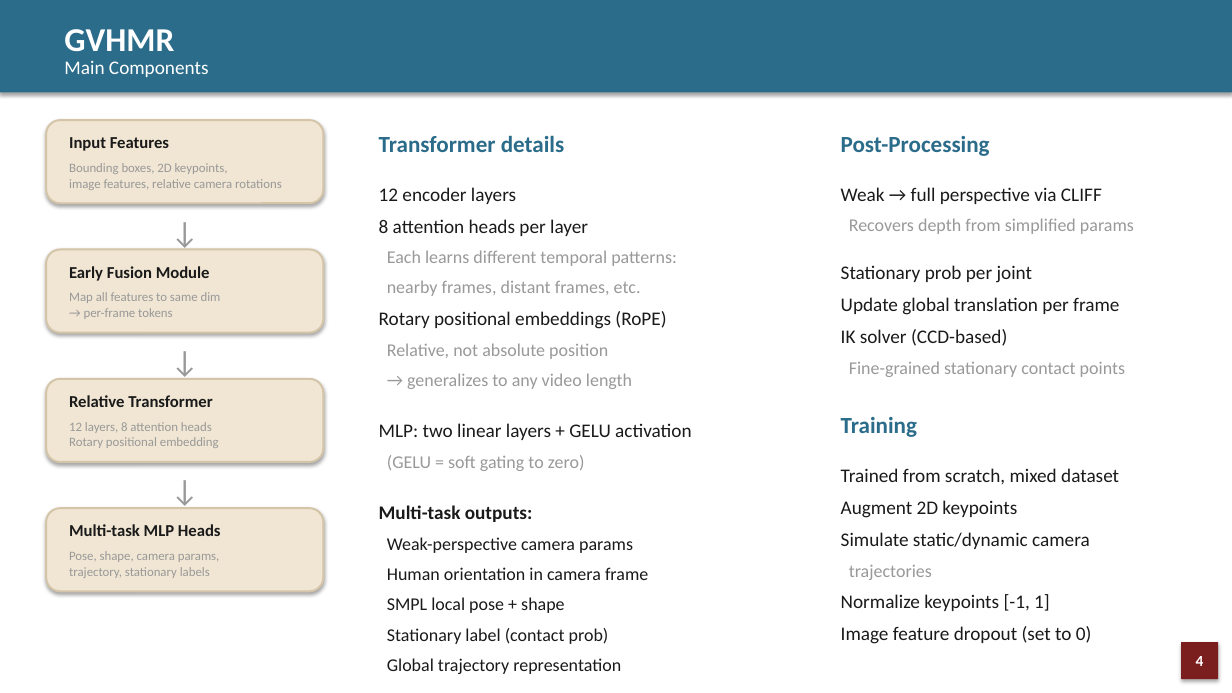
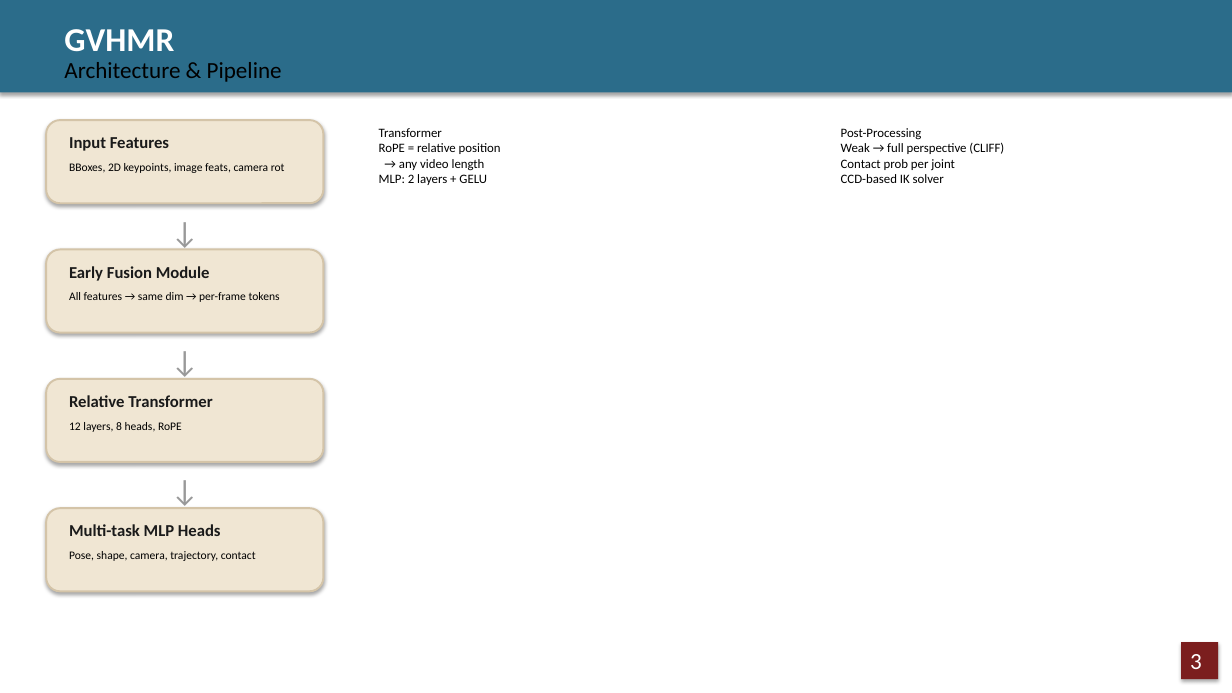
Before and after one commit to JCNTH/Pact3D, a slide deck: slide 3 of Paper_DeepDives.pptx (slide 4 before the commit). Drawn at 1232x693 pixels with LibreOffice and Linux fonts; fonts in the diff are those of the drawing. Boxes give left, top, right and bottom in pixels: in the first picture for what was removed or moved away, otherwise in the second. Text is boxed around its words. In the diff, an @@ line names an element or a change of style, - is before the commit and + after.

```diff
--- a/Paper_DeepDives.pptx
+++ b/Paper_DeepDives.pptx
@@ text at <box>64,62,282,82</box>: text changed; size 15 to 18 pt; text colour #FFFFFF to #000000 @@
-Main Components
+Architecture & Pipeline
@@ text at <box>379,128,501,185</box>: text changed; size 14 to 10 pt; text colour #1A1A1A to #000000 @@
-Transformer details
-12 encoder layers
-8 attention heads per layer
-Each learns different temporal patterns:
-nearby frames, distant frames, etc.
-Rotary positional embeddings (RoPE)
-Relative, not absolute position
-→ generalizes to any video length
-MLP: two linear layers + GELU activation
-(GELU = soft gating to zero)
-Multi-task outputs:
-Weak-perspective camera params
-Human orientation in camera frame
-SMPL local pose + shape
-Stationary label (contact prob)
-Global trajectory representation
+Transformer
+RoPE = relative position
+→ any video length
+MLP: 2 layers + GELU
@@ text at <box>841,142,1004,183</box>: text changed; size 15 to 10 pt; text colour #1A1A1A to #000000 @@
-Weak → full perspective via CLIFF
-Recovers depth from simplified params
-Stationary prob per joint
-Update global translation per frame
-IK solver (CCD-based)
-Fine-grained stationary contact points
-Training
-Trained from scratch, mixed dataset
-Augment 2D keypoints
-Simulate static/dynamic camera
-trajectories
-Normalize keypoints [-1, 1]
-Image feature dropout (set to 0)
+Weak → full perspective (CLIFF)
+Contact prob per joint
+CCD-based IK solver
@@ text at <box>841,128,922,139</box>: size 18 to 10 pt, text colour #2B6C8A to #000000, bold off in "Post-Processing"; line spacing 25.2pt to 1; less space between paragraphs @@
@@ text at <box>69,163,285,173</box>: text changed; size 10 to 9 pt; text colour #999999 to #000000 @@
-Bounding boxes, 2D keypoints,
-image features, relative camera rotations
+BBoxes, 2D keypoints, image feats, camera rot
@@ text at <box>69,292,280,302</box>: text changed; size 10 to 9 pt; text colour #999999 to #000000 @@
-Map all features to same dim
-→ per-frame tokens
+All features → same dim → per-frame tokens
@@ text at <box>69,422,182,432</box>: text changed; size 10 to 9 pt; text colour #999999 to #000000 @@
-12 layers, 8 attention heads
-Rotary positional embedding
+12 layers, 8 heads, RoPE
@@ text at <box>69,551,256,561</box>: text changed; size 10 to 9 pt; text colour #999999 to #000000 @@
-Pose, shape, camera params,
-trajectory, stationary labels
+Pose, shape, camera, trajectory, contact
@@ text in rectangle at <box>1190,654,1202,669</box>: text changed; size 12 to 18 pt; bold off @@
-4
+3
```
Also in this commit, not shown: 16 other slides changed, 5 slides removed.
